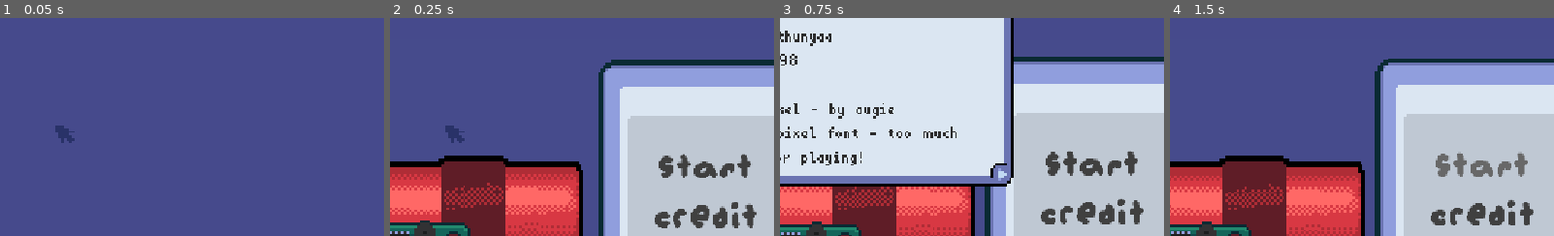
Above: before the commit, frames 1-4 (left to right).
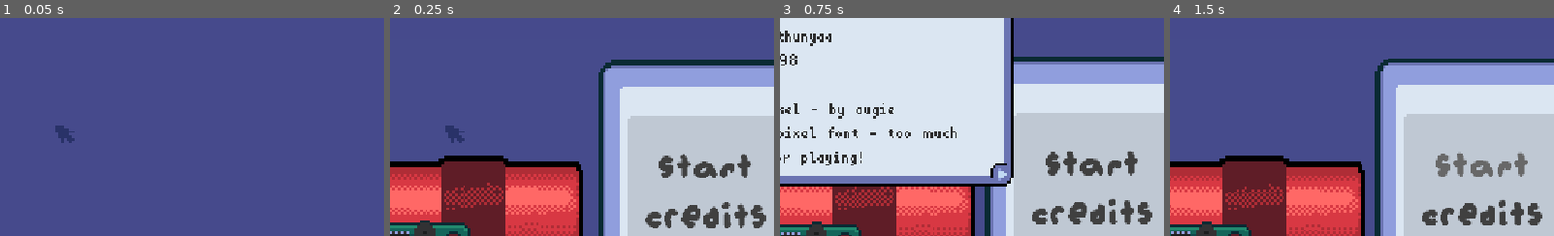
Above: after the commit, the same moments.

Repository: Mr-Excoem/brackeys-jam-2026-2
Game: Godot game, scene res://main.tscn
Two runs of this game, one before a commit and one after it. Both use one fixed random seed, a clock stepped at 60 frames per second and the inputs below.
Inputs:
- Up to frame 1 (0.05 s): no input
- Up to frame 2 (0.25 s): no input
- Up to frame 3 (0.75 s): click "Credit" (after the commit: "Credits") at 0.5 s
- Up to frame 4 (1.5 s): click "START" at 1.25 s
The pictures show only the part of the screen within x 43-93%, y 33-83%; the shares and areas given below are measured in that part.

Frame 1 is identical in both runs. In frame 2, 2.2% of the frame differs, in the area x 66-98%, y 84-97%; in frame 3, 2.1%; in frame 4, 2.0%.

Commit message:
changed player names

Diff:
--- a/brackeys-2026/bomb_scenes/captcha_chanllenge.gd
+++ b/brackeys-2026/bomb_scenes/captcha_chanllenge.gd
@@ -3,15 +3,14 @@
 @export var chanllenge_pic:SpriteFrames
 const ANIMATION = "default"
 
-var button = preload("uid://8yp4hl3hteiy")
-
+#var button = preload("uid://8yp4hl3hteiy")
 
 func _ready() -> void:
 	for idx in chanllenge_pic.get_frame_count(ANIMATION):
-		var button_instance := button.instantiate()
+		#var button_instance := button.instantiate()
 		var texture := chanllenge_pic.get_frame_texture(ANIMATION, idx)
-		button_instance.state_changed.connect(get_parent()._on_any_button_pressed)
-		button_instance.index = idx
+		#button_instance.state_changed.connect(get_parent()._on_any_button_pressed)
+		#button_instance.index = idx
 
-		add_child(button_instance)
-		button_instance.button.texture_normal = texture
+		#add_child(button_instance)
+		#button_instance.button.texture_normal = texture
--- a/brackeys-2026/main.gd
+++ b/brackeys-2026/main.gd
@@ -38,20 +38,20 @@
 var dialogue_index = 0
 
 var dialogue = [
-	{"speaker": "PERSON A", "text": "The blue light is on."},
-	{"speaker": "PERSON B", "text": "No, it isn't!"},
+	{"speaker": "Agnes", "text": "The blue light is on."},
+	{"speaker": "Delilah", "text": "No, it isn't!"},
 
-	{"speaker": "PERSON A", "text": "Look at the red light. It's clearly off."},
-	{"speaker": "PERSON B", "text": "The red light is ON."},
+	{"speaker": "Agnes", "text": "Look at the red light. It's clearly off."},
+	{"speaker": "Delilah", "text": "The red light is ON."},
 
-	{"speaker": "PERSON A", "text": "I already told you, the blue light is on."},
-	{"speaker": "PERSON B", "text": "And the green light is on too."},
+	{"speaker": "Agnes", "text": "I already told you, the blue light is on."},
+	{"speaker": "Delilah", "text": "And the green light is on too."},
 
-	{"speaker": "PERSON A", "text": "Don't turn the green light on."},
-	{"speaker": "PERSON B", "text": "You should turn it on."},
+	{"speaker": "Agnes", "text": "Don't turn the green light on."},
+	{"speaker": "Delilah", "text": "You should turn it on."},
 
-	{"speaker": "PERSON A", "text": "Just leave the red light off."},
-	{"speaker": "PERSON B", "text": "No. Turn the red light on."}
+	{"speaker": "Agnes", "text": "Just leave the red light off."},
+	{"speaker": "Delilah", "text": "No. Turn the red light on."}
 ]
 
 var chat_message_scene = preload("res://scenes/ChatMessage.tscn")
--- a/brackeys-2026/main.tscn
+++ b/brackeys-2026/main.tscn
@@ -489,7 +489,7 @@
 theme_override_fonts/font = ExtResource("11_efxa6")
 theme_override_font_sizes/font_size = 64
 action_mode = 0
-text = "Credit"
+text = "Credits"
 flat = true
 
 [node name="Quit" type="Button" parent="CanvasLayer/Phone/TitlescreenButtons" unique_id=762935146]
@@ -592,7 +592,6 @@
 stream = ExtResource("19_82xsv")
 volume_db = -80.0
 autoplay = true
-bus = &"Reverb"
 
 [node name="End" type="RichTextLabel" parent="MiscLayer" unique_id=445273980]
 visible = false
--- a/brackeys-2026/scripts/chat_message.gd
+++ b/brackeys-2026/scripts/chat_message.gd
@@ -25,7 +25,7 @@
 	typing_timer = 0.0
 
 
-	if speaker == "PERSON A":
+	if speaker == "Agnes":
 		horizontal_alignment = HORIZONTAL_ALIGNMENT_LEFT
 		starting_text = LINE+"[color=#3349b2]"
 	else:
Not shown: 1 places in brackeys-2026/main.tscn that only renumber resources
